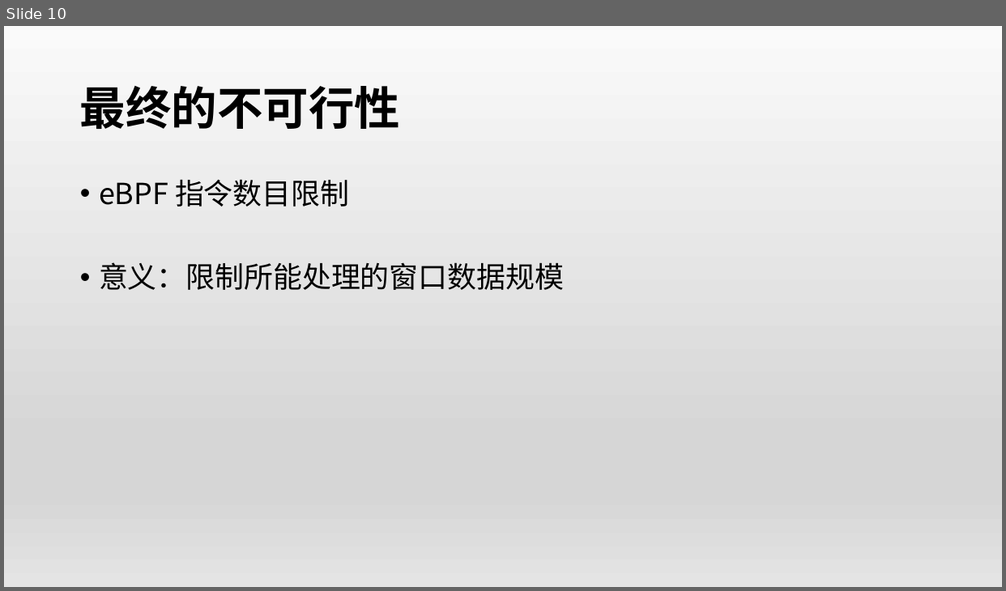
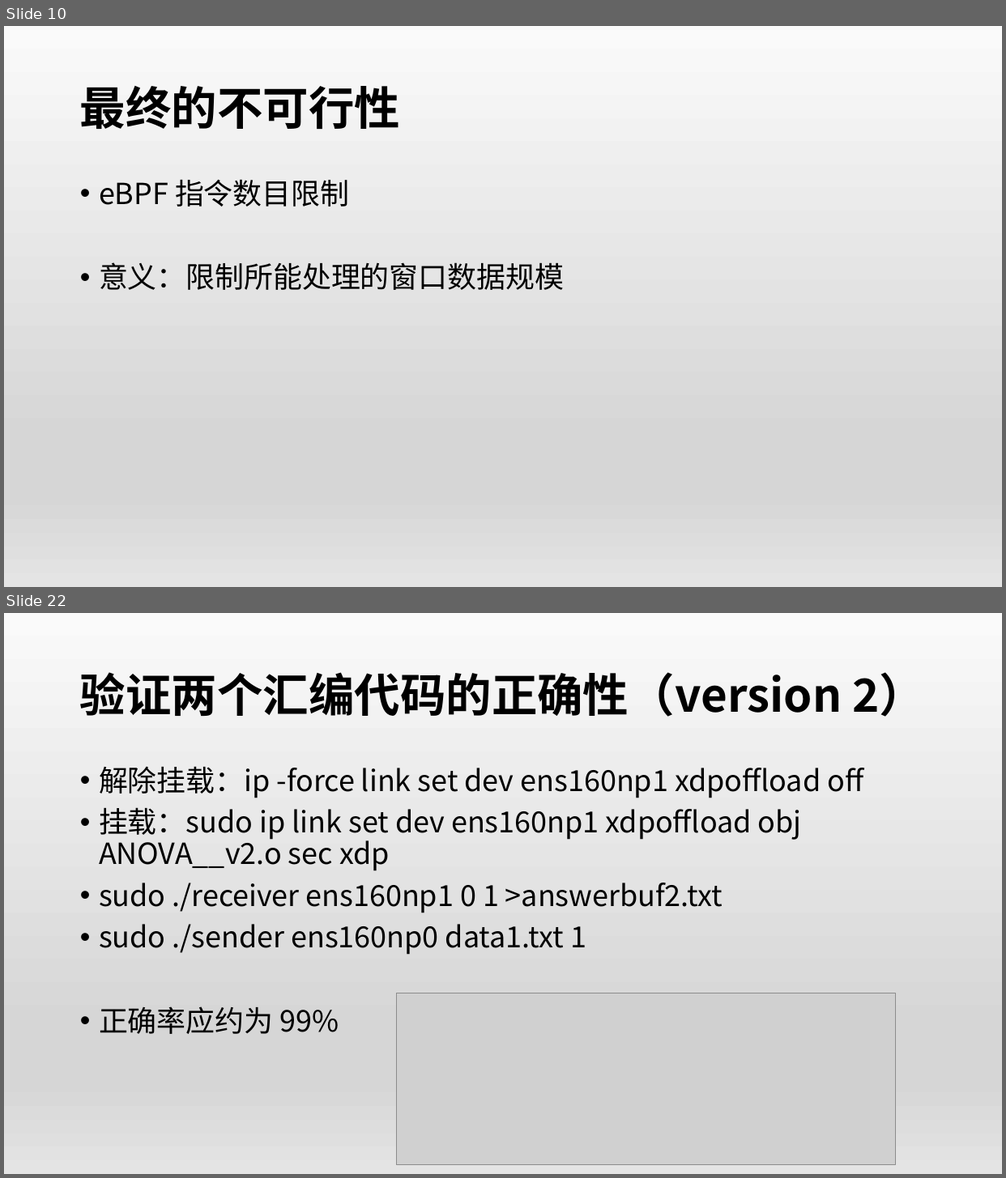
Before and after one commit to OSH-2019/x-monthly-subscription, a slide deck: docs/conclusion.pptx. Shown one above the other, each under a label of ours: slide 10 before the commit, slides 10 and 22 after it; the slides between them are not shown. The pictures are 1006x591 and 1006x1178 pixels, drawn with LibreOffice and Linux fonts; fonts in the diff are those of the drawing; grey boxes stand for pictures. Boxes give left, top, right and bottom in pixels: in the first picture for what was removed or moved away, otherwise in the second. Text is boxed around its words. In the diff, an @@ line names an element or a change of style, - is before the commit and + after.

```diff
--- a/docs/conclusion.pptx
+++ b/docs/conclusion.pptx
@@ slide 22 added at (x1=4, y1=613, x2=1002, y2=1174), background gradient #FAFAFA to #D7D7D7 to #E4E4E4 @@
@@ title added at (x1=80, y1=672, x2=925, y2=717), 44 pt, text #000000, bold @@
+验证两个汇编代码的正确性（version 2）
@@ text added at (x1=99, y1=766, x2=863, y2=1034), 28 pt, text #000000 @@
+• 解除挂载：ip -force link set dev ens160np1 xdpoffload off
+• 挂载：sudo ip link set dev ens160np1 xdpoffload obj ANOVA__v2.o sec xdp
+• sudo ./receiver ens160np1 0 1 >answerbuf2.txt
+• sudo ./sender ens160np0 data1.txt 1
+• 正确率应约为 99%
@@ picture added at (x1=396, y1=994, x2=896, y2=1165) @@
```
Also in this commit, not shown: 6 slides changed, 29 other slides added.
